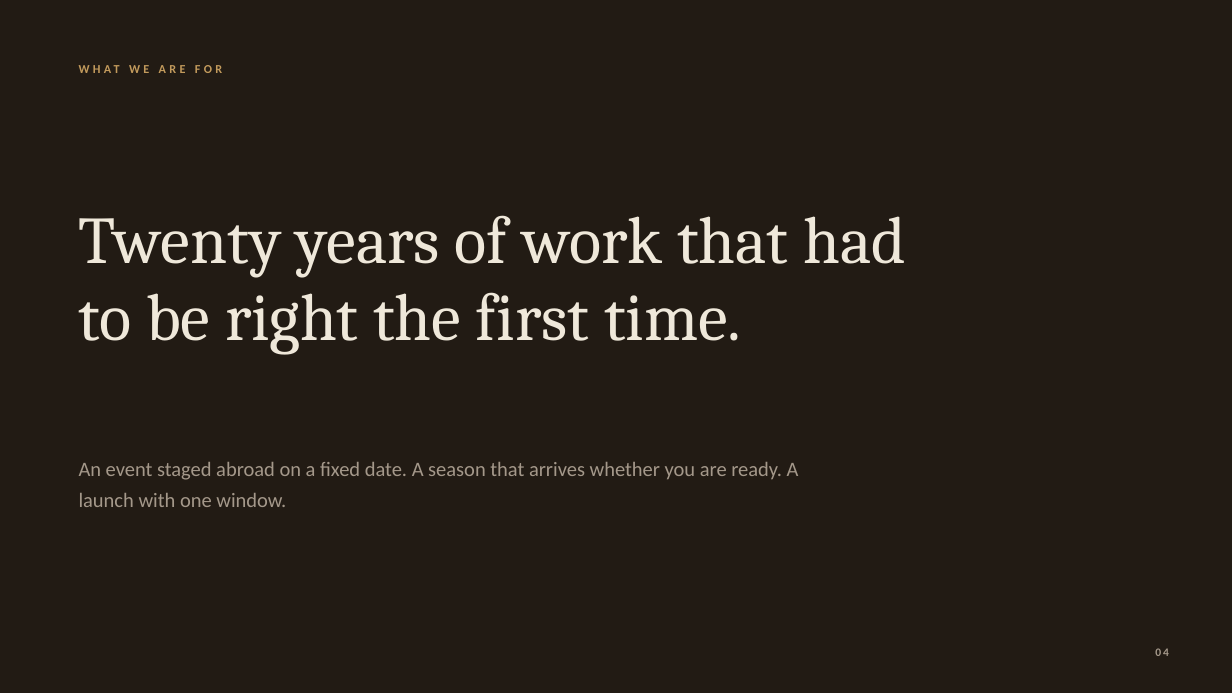
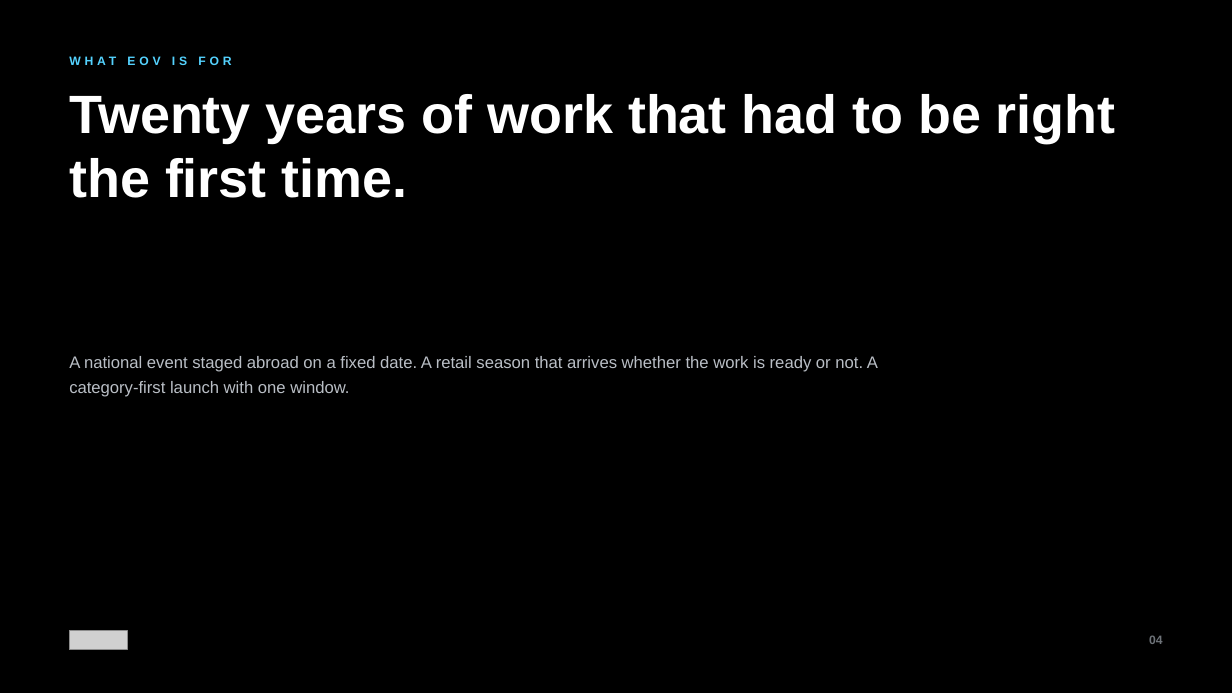
Before and after one commit to tanvichitnis1/NEW-, a slide deck: slide 4 of deck-pptx/EOV-Credentials-2026.pptx. Drawn at 1232x693 pixels with LibreOffice and Linux fonts; fonts in the diff are those of the drawing; grey boxes stand for pictures. Boxes give left, top, right and bottom in pixels: in the first picture for what was removed or moved away, otherwise in the second. Text is boxed around its words. In the diff, an @@ line names an element or a change of style, - is before the commit and + after.

```diff
--- a/deck-pptx/EOV-Credentials-2026.pptx
+++ b/deck-pptx/EOV-Credentials-2026.pptx
@@ background #221B14 to #000000 @@
@@ text at [69, 51, 1163, 70]: text changed; font Calibri to Arial; text colour #C29A5C to #54D2FE @@
-WHAT WE ARE FOR
+WHAT EOV IS FOR
@@ text "Twenty years of work that ...": place and size @@
-text "Twenty years of work that ..." at [79, 215, 906, 355]
+text "Twenty years of work that ..." at [69, 94, 1116, 198]
@@ text "Twenty years of work that ..." at [69, 94, 1116, 198]: size 52 to 42 pt, font Cambria to Arial, text colour #EFE8DA to #FFFFFF, bold on; line spacing 60pt to 49.5pt; vertical alignment middle to top @@
@@ text at [69, 356, 878, 397]: text changed; size 16 to 13 pt; font Calibri to Arial; text colour #A4988A to #B9BEC5 @@
-An event staged abroad on a fixed date. A season that arrives whether you are ready. A launch with one window.
+A national event staged abroad on a fixed date. A retail season that arrives whether the work is ready or not. A category-first launch with one window.
@@ text "A national event staged abroad ..." at [69, 356, 878, 397]: vertical alignment middle to top @@
@@ picture added at [69, 630, 127, 650] @@
@@ text "04": place and size @@
-text "04" at [1155, 648, 1169, 656]
+text "04" at [1149, 635, 1163, 644]
@@ text "04" at [1149, 635, 1163, 644]: size 9 to 9.5 pt, font Calibri to Arial, text colour #A4988A to #6E7379, letter spacing 1.5 to 0 pt @@
```
Also in this commit, not shown: 14 other slides changed, 10 slides added, 9 slides removed, 3 other files.
